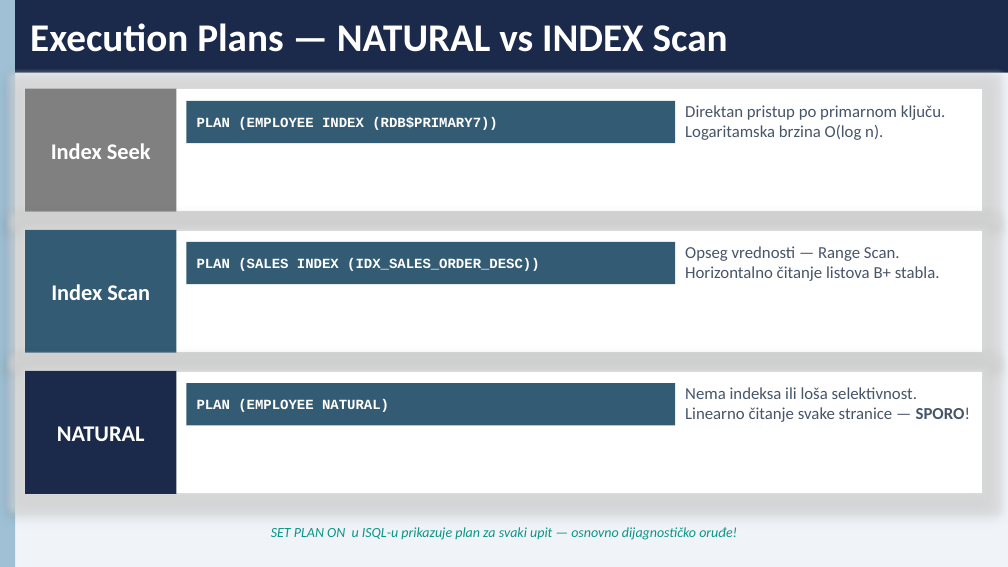
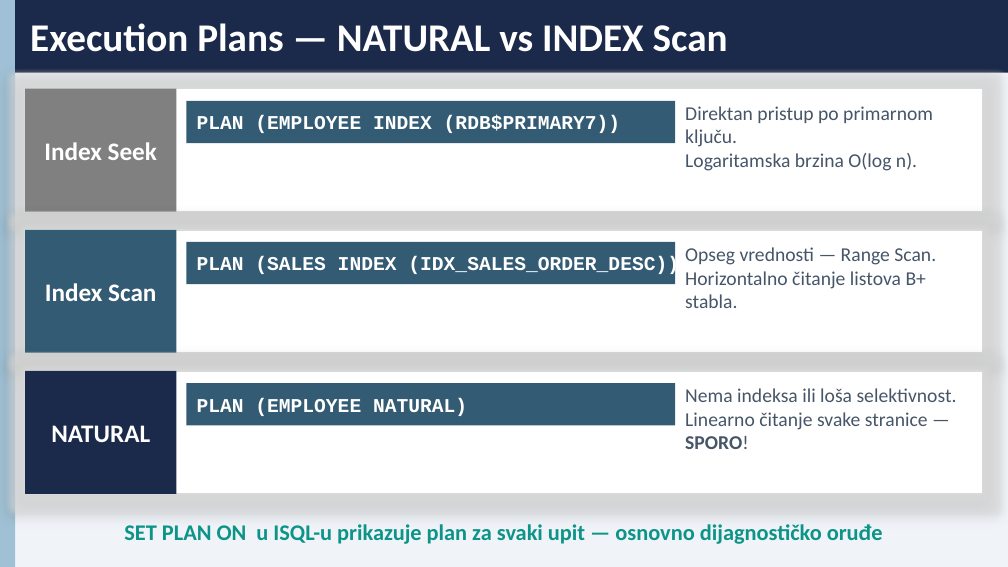
Before and after one commit to jefimija-stamenovic/subp, a slide deck: slide 11 of seminarski-1/Interna struktura i organizacija indeksa u Firebird bazi podataka.pptx. Drawn at 1008x567 pixels with LibreOffice and Linux fonts; fonts in the diff are those of the drawing. Boxes give left, top, right and bottom in pixels: in the first picture for what was removed or moved away, otherwise in the second. Text is boxed around its words. In the diff, an @@ line names an element or a change of style, - is before the commit and + after.

```diff
--- a/seminarski-1/Interna struktura i organizacija indeksa u Firebird bazi podataka.pptx
+++ b/seminarski-1/Interna struktura i organizacija indeksa u Firebird bazi podataka.pptx
@@ size 10 to 14 pt in 3 elements at box(197, 115, 621, 133), box(197, 257, 679, 277), box(197, 398, 467, 416) @@
@@ size 12 to 14 pt in 3 elements at box(685, 106, 933, 171), box(685, 247, 936, 308), box(685, 388, 957, 449) @@
@@ size 16 to 18 pt in 3 elements at box(44, 142, 157, 160), box(45, 283, 156, 301), box(51, 425, 150, 442) @@
@@ text at box(124, 524, 883, 544): text changed; size 10 to 16 pt; bold on; italic off @@
-SET PLAN ON u ISQL-u prikazuje plan za svaki upit — osnovno dijagnostičko oruđe!
+SET PLAN ON u ISQL-u prikazuje plan za svaki upit — osnovno dijagnostičko oruđe
```
Also in this commit, not shown: 6 other slides changed, 5 other files.
